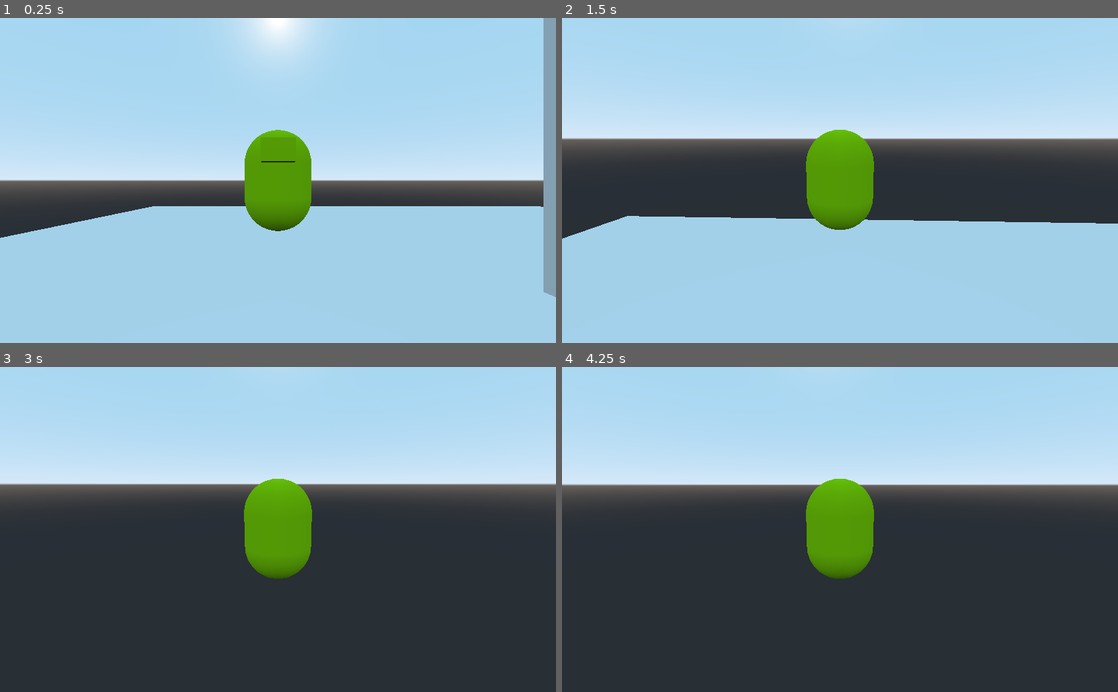
Above: before the commit, frames 1-4 (two rows, left to right).
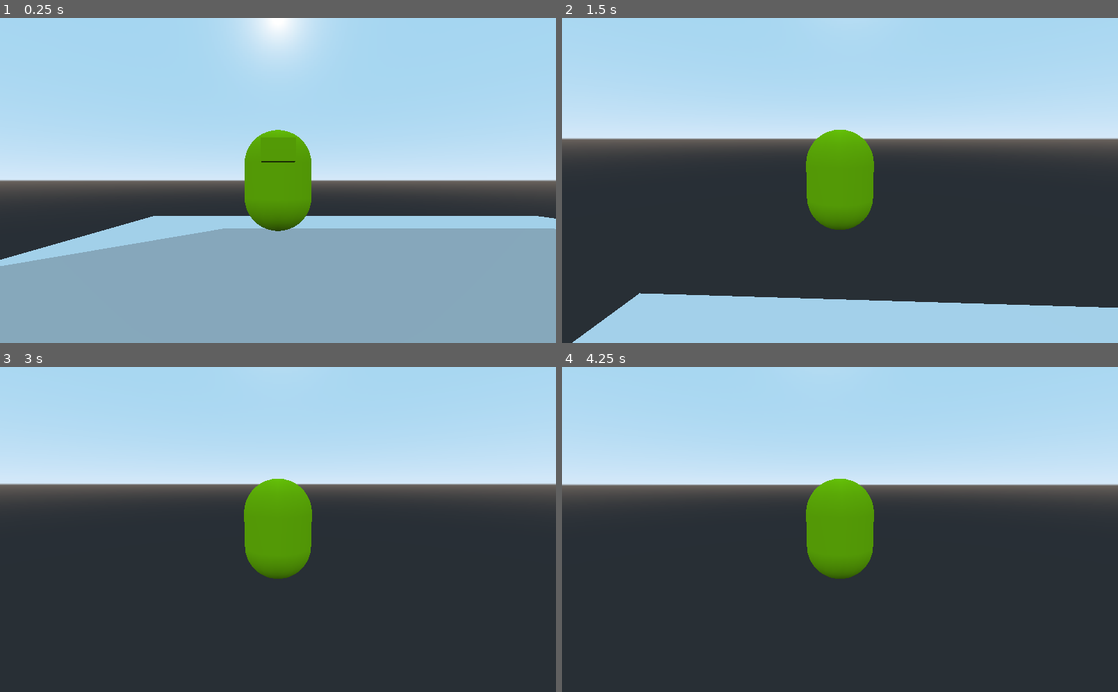
Above: after the commit, the same moments.

Repository: Youho1/TPSCamera_Godot
Game: Godot game, scene res://scenes/Main.tscn
Same seed, same stepped clock (60 frames per second), same inputs: the game is played once before the commit and once after it.
Inputs (mouse positions are in pixels of both pictures, inside the frame that each line leads up to):
- Up to frame 1 (0.25 s): no input
- Up to frame 2 (1.5 s): tap Enter at 0.5 s; move the mouse to (867, 180) at 0.52 s; hold Up (ui_up) from 0.53 s (still down); tap Space (jump) at 0.6, 0.77, 1.07, 1.35 s; move the mouse to (812, 180) at 1.27 s
- Up to frame 3 (3 s): keep holding Up (ui_up); tap Space (jump) at 1.52, 1.82, 2.1, 2.85 s; move the mouse to (289, 523) at 2.02 s; move the mouse to (272, 536) at 2.77 s
- Up to frame 4 (4.25 s): keep holding Up (ui_up); tap Space (jump) at 3.02, 3.32, 3.5, 3.6, 3.77, 4.07 s; move the mouse to (878, 532) at 3.52 s

The runs differ from the first frame. In frame 1, 37% of the frame differs, in the area x 0-100%, y 0-100%; in frame 2, 25%; in frame 3, less than 0.1%; in frame 4, less than 0.1%.

Commit message:
重力を変更した

Diff:
--- a/ThirdPersonCamera/codes/Player/Player.gd
+++ b/ThirdPersonCamera/codes/Player/Player.gd
@@ -1,8 +1,8 @@
 extends KinematicBody
 
 export var speed = 7.0
-export var jump_strength = 20.0
-export var gravity = 50.0
+export var jump_strength = 30.0
+export var gravity = 100.0
 
 var _velocity = Vector3.ZERO
 var _snap_vector = Vector3.DOWN
@@ -29,7 +29,7 @@
 		_snap_vector = Vector3.DOWN
 	_velocity = move_and_slide_with_snap(_velocity, _snap_vector, Vector3.UP, true)
 
-	if _velocity.length() > 0.2:
+	if move_direction.length() > 0.2:
 		var look_direction = Vector2(_velocity.z, _velocity.x)
 		_model.rotation.y = look_direction.angle()
 
--- a/ThirdPersonCamera/scenes/Main.tscn
+++ b/ThirdPersonCamera/scenes/Main.tscn
@@ -29,7 +29,7 @@
 transform = Transform( 1, 0, 0, 0, 1, 0, 0, 0, 1, -4.27412, 2.35183, -3.42954 )
 
 [node name="StaticBody2" type="StaticBody" parent="."]
-transform = Transform( 1, 0, 0, 0, 3.47141, 0, 0, 0, 1, 0.610428, 3.56808, 1.1754 )
+transform = Transform( 7.32933, 0, 0, 0, 1.48824, -0.916058, 0, 8.86869, 1.67289, 0.610428, 0.41343, 1.1754 )
 
 [node name="CollisionShape" type="CollisionShape" parent="StaticBody2"]
 shape = SubResource( 3 )
